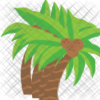
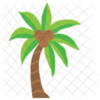
Before/after of a 100px x 100px layered artwork. What changed in the layer stack:
removed layer "cópia de cópia de coconut-tree.png" over [5, 2, 100, 100]
removed layer "cópia de coconut-tree.png" over [3, 1, 100, 100]
removed layer "cópia de coconut-tree.png #2" over [0, 0, 100, 100]
removed layer "cópia de coconut-tree.png #1" over [0, 0, 95, 98]
added layer "3" above "4" over [0, 0, 100, 100]
renamed "coconut-tree.png" to "4", hid it over [0, 0, 100, 100]
